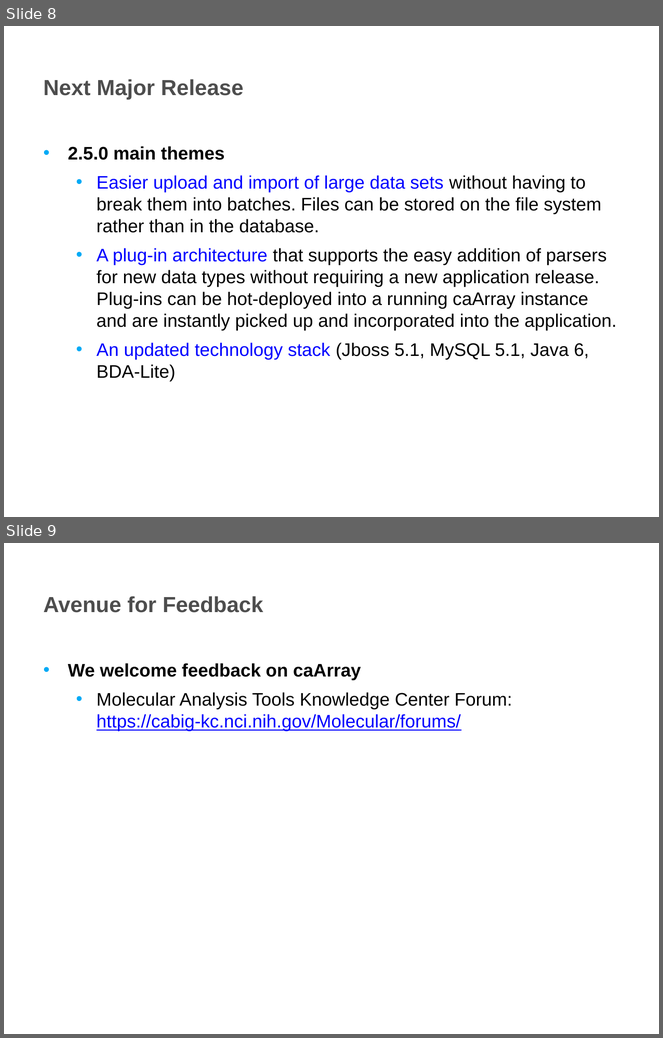
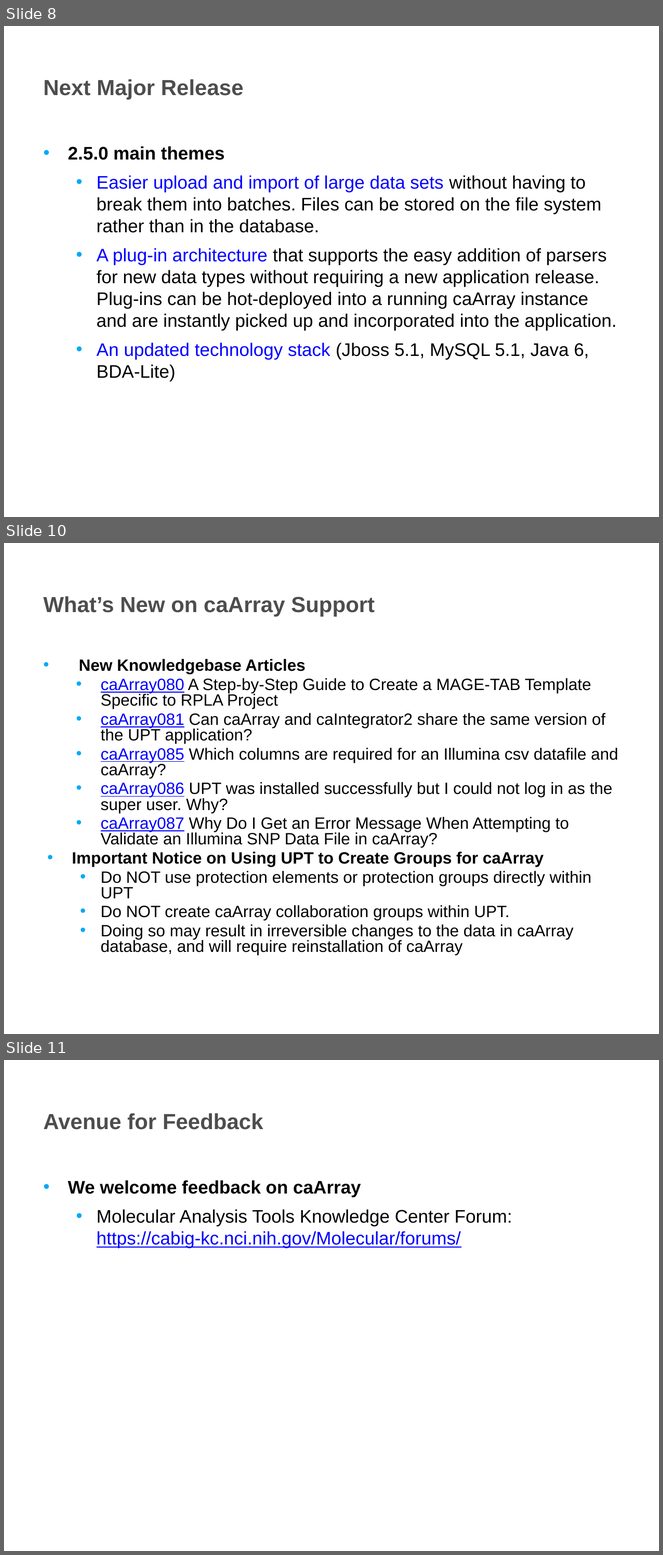
Before and after one commit to NCIP/caarray-docs, a slide deck: project_management/open_meetings/ICR_WS_Meeting_2011_10_12.pptx. Shown one above the other, each under a label of ours: slides 8 and 9 before the commit, slides 8, 10 and 11 after it; the slides between them are not shown. The pictures are 663x1038 and 663x1555 pixels, drawn with LibreOffice and Linux fonts; fonts in the diff are those of the drawing; background and template pictures are left out. Boxes give left, top, right and bottom in pixels: in the first picture for what was removed or moved away, otherwise in the second. Text is boxed around its words. In the diff, an @@ line names an element or a change of style, - is before the commit and + after.

```diff
--- a/project_management/open_meetings/ICR_WS_Meeting_2011_10_12.pptx
+++ b/project_management/open_meetings/ICR_WS_Meeting_2011_10_12.pptx
@@ slide 10 added at <box>4,543,659,1034</box>, background #FFFFFF; not listed: 1 template element that a slide beside it also shows @@
@@ title added at <box>44,596,375,616</box>, 24 pt, text #4D4D4D, bold @@
+What’s New on caArray Support
@@ text added at <box>72,659,619,955</box>, 18 pt, text #000000 @@
+• New Knowledgebase Articles
+  • caArray080 A Step-by-Step Guide to Create a MAGE-TAB Template Specific to RPLA Project
+  • caArray081 Can caArray and caIntegrator2 share the same version of the UPT application?
+  • caArray085 Which columns are required for an Illumina csv datafile and caArray?
+  • caArray086 UPT was installed successfully but I could not log in as the super user. Why?
+  • caArray087 Why Do I Get an Error Message When Attempting to Validate an Illumina SNP Data File in caArray?
+• Important Notice on Using UPT to Create Groups for caArray
+  • Do NOT use protection elements or protection groups directly within UPT
+  • Do NOT create caArray collaboration groups within UPT.
+  • Doing so may result in irreversible changes to the data in caArray database, and will require reinstallation of caArray
@@ what was slide 9 is now slide 11 @@
```
Also in this commit, not shown: 1 other slide added.
